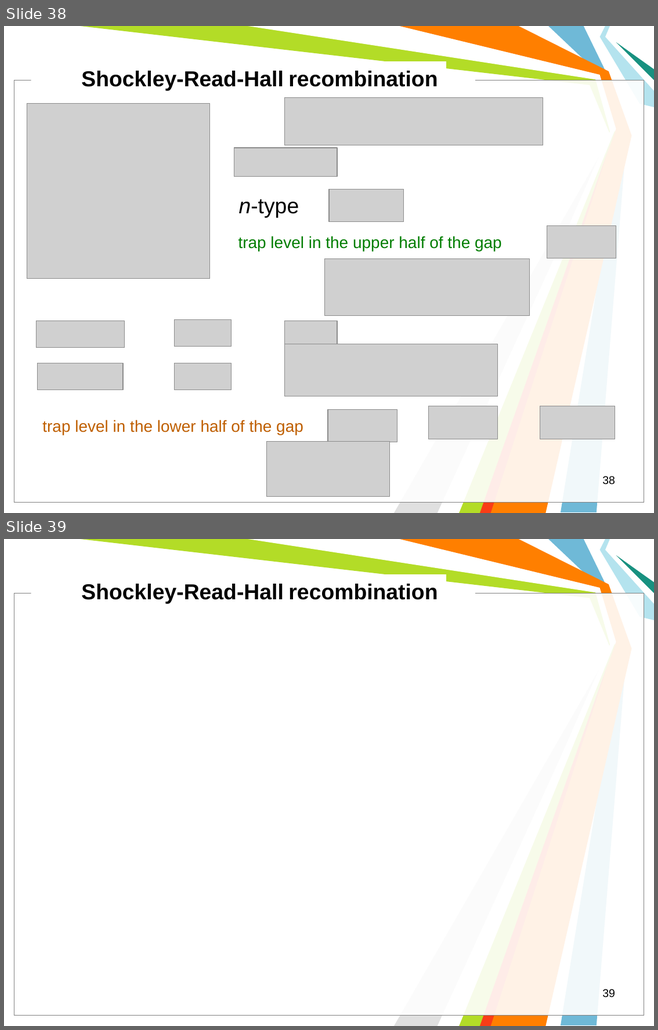
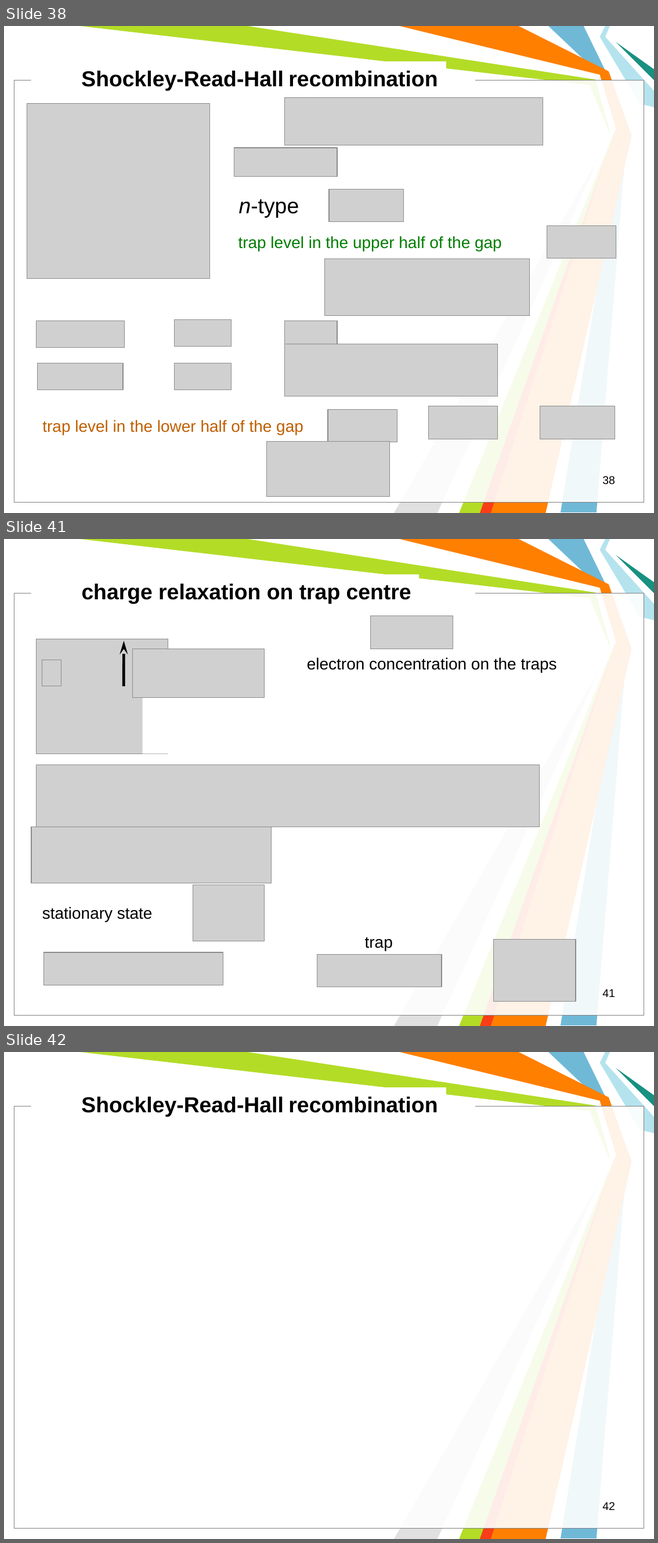
Before and after one commit to l432/NMK, a slide deck: Lecture/Photovoltaics/Photovoltaics2.ppt. Shown one above the other, each under a label of ours: slides 38 and 39 before the commit, slides 38, 41 and 42 after it; the slides between them are not shown. The pictures are 658x1030 and 658x1543 pixels, drawn with LibreOffice and Linux fonts; fonts in the diff are those of the drawing; grey boxes stand for pictures; background and template pictures are left out. Boxes give left, top, right and bottom in pixels: in the first picture for what was removed or moved away, otherwise in the second. Text is boxed around its words. In the diff, an @@ line names an element or a change of style, - is before the commit and + after.

```diff
--- a/Lecture/Photovoltaics/Photovoltaics2.ppt
+++ b/Lecture/Photovoltaics/Photovoltaics2.ppt
@@ slide 41 added at bbox=[4, 539, 654, 1026], background #FFFFFF; not listed: 11 template elements that a slide beside it also shows @@
@@ text added at bbox=[82, 584, 411, 603], 24 pt, text #000000, bold @@
+charge relaxation on trap centre
@@ picture added at bbox=[371, 616, 453, 649] @@
@@ picture added at bbox=[36, 639, 168, 754] @@
@@ arrow added from (123, 686) to (123, 641), #000000 3 pt @@
@@ picture added at bbox=[42, 660, 61, 686] @@
@@ picture added at bbox=[132, 649, 264, 697] @@
@@ rectangle added at bbox=[143, 649, 170, 754], fill #FFFFFF @@
@@ text added at bbox=[307, 657, 557, 672], 18 pt, text #000000 @@
+electron concentration on the traps
@@ picture added at bbox=[36, 765, 539, 827] @@
@@ picture added at bbox=[31, 827, 271, 884] @@
@@ picture added at bbox=[193, 885, 264, 941] @@
@@ text added at bbox=[42, 907, 152, 922], 18 pt, text #000000 @@
+stationary state
@@ text added at bbox=[365, 937, 393, 951], 18 pt, text #000000 @@
+trap
@@ picture added at bbox=[43, 953, 223, 986] @@
@@ picture added at bbox=[317, 954, 442, 987] @@
@@ picture added at bbox=[493, 940, 576, 1001] @@
@@ page number added at bbox=[602, 989, 615, 997], 12.5 pt, text #000000 @@
+41
@@ what was slide 39 is now slide 42 @@
@@ page number at bbox=[602, 1502, 615, 1510]: text changed @@
-39
+42
```
Also in this commit, not shown: 3 slides changed, 2 other slides added.
